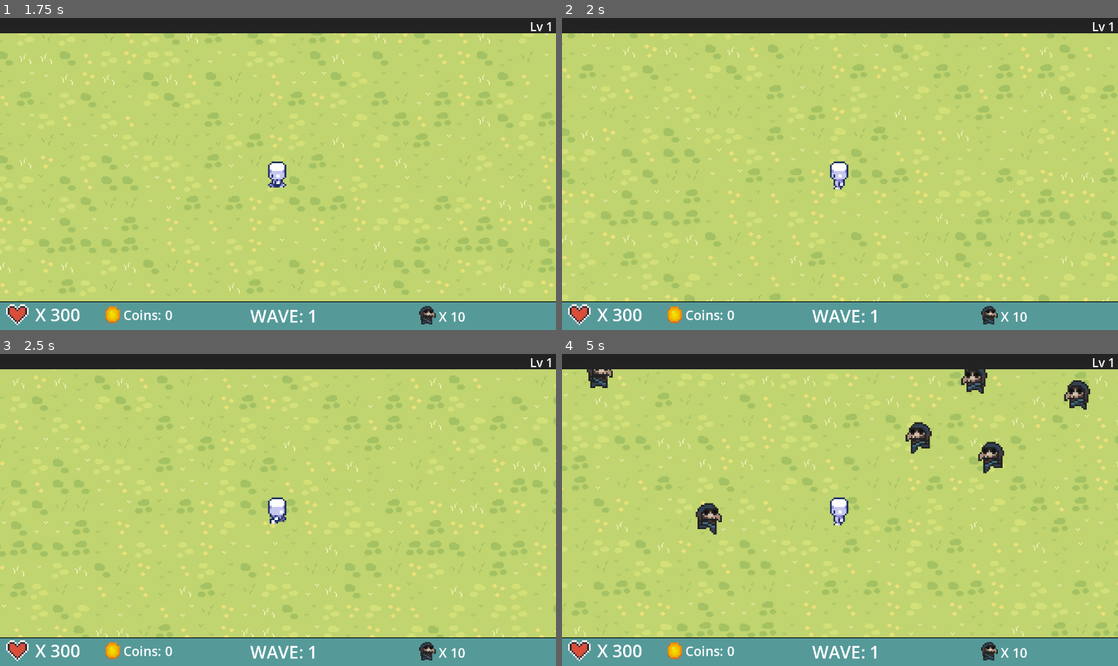
Above: before the commit, frames 1-4 (two rows, left to right).
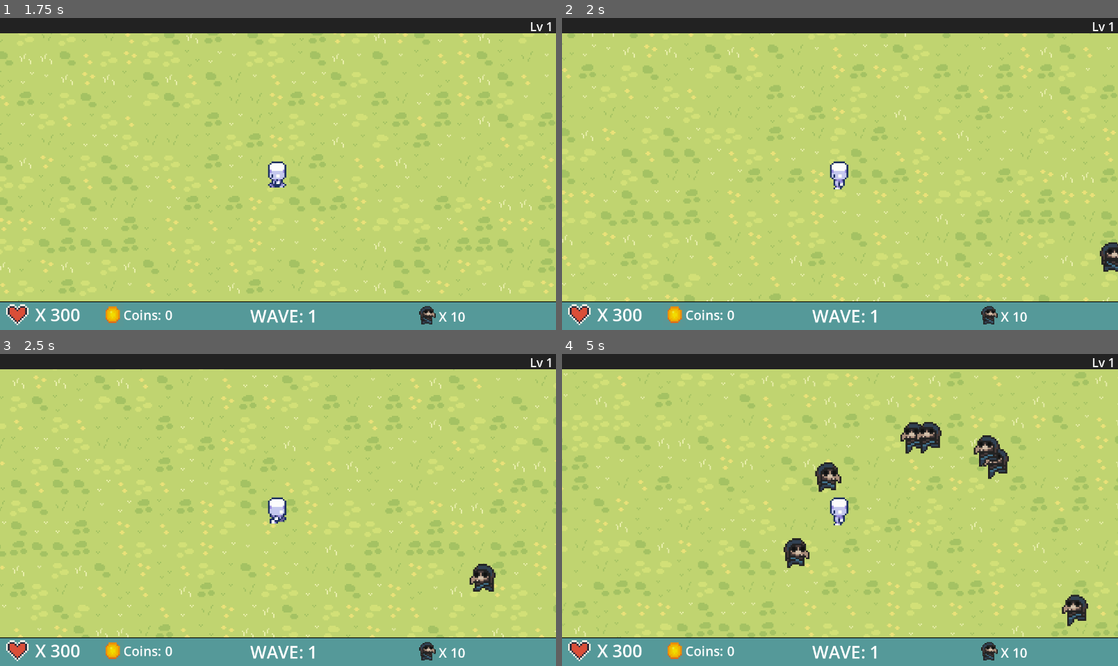
Above: after the commit, the same moments.

Repository: Puget-Sound-Skills-Center/bullet-heaven
Game: Godot game, scene res://main.tscn
The game is run twice, just before and just after one commit, with the same random seed, the same clock (stepped at 60 frames per second) and the same inputs.
Inputs (mouse positions are in pixels of both pictures, inside the frame that each line leads up to):
- Up to frame 1 (1.75 s): tap Enter at 0.5 s; move the mouse to (400, 158) at 0.52 s; hold D (Right) 0.53-1.28 s; click (400, 158) at 0.67 s; move the mouse to (166, 189) at 1.27 s; hold S (Down) from 1.28 s (still down)
- Up to frame 2 (2 s): keep holding S (Down)
- Up to frame 3 (2.5 s): move the mouse to (333, 441) at 2.02 s; release S (Down) at 2.03 s; hold D (Right) from 2.03 s (still down)
- Up to frame 4 (5 s): move the mouse to (812, 572) at 2.77 s; release D (Right) at 2.78 s; hold W (Up) 2.78-3.53 s; click (812, 572) at 2.92 s; move the mouse to (1006, 556) at 3.52 s; hold A (Left) from 3.53 s (still down); move the mouse to (673, 463) at 4.27 s

Frame 1 is identical in both runs. In frame 2, 0.3% of the frame differs, in the area x 96-100%, y 71-82%; in frame 3, 0.3%; in frame 4, 3.1%, in the area x 4-95%, y 4-88%.

Commit message:
orbital weapons added, needs some scale back

Diff:
--- a/Scenes/enemy_spawner.gd
+++ b/Scenes/enemy_spawner.gd
@@ -10,24 +10,55 @@
 var spawn_distance := 650
 
 # How many enemies per tick
-var enemies_per_tick := 3
+var enemies_per_tick := 6
 
 func _on_timer_timeout():
 	if main.enemies_spawned >= main.max_enemies:
-		return
+		return;
 	var player_pos = Player.global_position;
 	for i in enemies_per_tick:
 		if main.enemies_spawned >= main.max_enemies:
 			break
 		var angle = randf() * TAU
-		var offset = Vector2(cos(angle), sin(angle)) * spawn_distance
-		var spawn_pos = player_pos + offset
-		var goblin = goblin_scene.instantiate()
-		goblin.global_position = spawn_pos
-		goblin.hit_player.connect(hit)
-		main.add_child(goblin)
-		goblin.add_to_group("enemies")
-		main.enemies_spawned += 1
+		var _offset = Vector2(cos(angle), sin(angle)) * spawn_distance;
+		var spawn_pos = player_pos + _offset;
+		spawn_enemy(spawn_pos);
+
+func get_front_spawn_position(player_pos, player_vel):
+	if player_vel.length() < 1:
+		# Player is standing still → spawn randomly around
+		var angle = randf() * TAU;
+		return player_pos + Vector2(cos(angle), sin (angle)) * spawn_distance;
+	# Player is moving → spawn in front
+	var forward = player_vel.normalized();
+	var angle_offset = randf_range(-1.0, 1.0) #35 degree randomness
+	var dir = forward.rotated(angle_offset);
+	if Player.velocity.length() > 200:
+		enemies_per_tick = 8;
+	else:
+		enemies_per_tick = 10;
+	return player_pos + dir * spawn_distance;
+
+func spawn_enemy(spawn_pos: Vector2) -> void:
+	if main.enemies_spawned >= main.max_enemies:
+		return;
+	var goblin = goblin_scene.instantiate();
+	goblin.global_position = spawn_pos;
+	goblin.hit_player.connect(hit);
+	main.add_child(goblin);
+	goblin.add_to_group("enemies");
+	main.enemies_spawned += 1;
 
 func hit():
 	hit_p.emit()
+
+func _on_ambush_timer_timeout() -> void:
+	var player_pos = Player.global_position;
+	var vel = Player.velocity;
+	if vel.length() < 1:
+		return;
+	var forward = vel.normalized();
+	for i in 5:
+		var dir = forward.rotated(randf_range(-0.4, 04));
+		var spawn_pos = player_pos + dir * spawn_distance;
+		spawn_enemy(spawn_pos);
--- a/Scenes/enemy_spawner.tscn
+++ b/Scenes/enemy_spawner.tscn
@@ -44,4 +44,9 @@
 [node name="Timer" type="Timer" parent="." unique_id=1569393839]
 autostart = true
 
+[node name="AmbushTimer" type="Timer" parent="." unique_id=191640607]
+wait_time = 3.0
+autostart = true
+
 [connection signal="timeout" from="Timer" to="." method="_on_timer_timeout"]
+[connection signal="timeout" from="AmbushTimer" to="." method="_on_ambush_timer_timeout"]
--- a/Scenes/goblin.gd
+++ b/Scenes/goblin.gd
@@ -53,7 +53,6 @@
 		else:
 			pass;
 
-
 func take_damage(amount: int):
 	if not alive:
 		return;
@@ -102,6 +101,5 @@
 func _on_entrance_timer_timeout() -> void:
 	entered = true;
 
-
 func _on_area_2d_body_entered(_body: Node2D) -> void:
 	hit_player.emit();
--- a/Scenes/level_up_panel.tscn
+++ b/Scenes/level_up_panel.tscn
@@ -1,8 +1,4 @@
 [gd_scene format=3 uid="uid://cpln6psnyuyr7"]
-
-[ext_resource type="Texture2D" uid="uid://bc5dx78jmsw8p" path="res://Player/gun_box.png" id="1_qrad4"]
-[ext_resource type="Texture2D" uid="uid://bfb13ol8xlbli" path="res://Player/coffee_box.png" id="2_rhv7d"]
-[ext_resource type="Texture2D" uid="uid://cigoo585q35ly" path="res://Player/health_box.png" id="3_6c1mq"]
 
 [sub_resource type="StyleBoxFlat" id="StyleBoxFlat_doen8"]
 bg_color = Color(0.32941177, 0.6, 0.6, 1)
@@ -40,7 +36,6 @@
 offset_right = 578.0
 offset_bottom = 412.0
 text = "Quick Fire: "
-icon = ExtResource("1_qrad4")
 
 [node name="Icon" type="TextureRect" parent="Option1" unique_id=329263379]
 layout_mode = 0
@@ -51,9 +46,9 @@
 
 [node name="DescLabel" type="Label" parent="Option1" unique_id=1307059037]
 layout_mode = 0
-offset_left = 74.0
+offset_left = 54.0
 offset_top = 55.0
-offset_right = 266.0
+offset_right = 246.0
 offset_bottom = 78.0
 text = "Faster fire rate for 6 secs"
 horizontal_alignment = 1
@@ -66,7 +61,6 @@
 offset_bottom = 549.0
 text = "Coffee:
 "
-icon = ExtResource("2_rhv7d")
 
 [node name="Icon" type="TextureRect" parent="Option2" unique_id=1948047077]
 layout_mode = 0
@@ -77,9 +71,9 @@
 
 [node name="DescLabel" type="Label" parent="Option2" unique_id=2068119358]
 layout_mode = 0
-offset_left = 74.0
+offset_left = 54.0
 offset_top = 55.0
-offset_right = 266.0
+offset_right = 246.0
 offset_bottom = 78.0
 text = "1.2X Speed for 6 seconds"
 horizontal_alignment = 1
@@ -90,8 +84,7 @@
 offset_top = 584.0
 offset_right = 578.0
 offset_bottom = 672.0
-text = "One-up: "
-icon = ExtResource("3_6c1mq")
+text = "One-up:"
 
 [node name="Icon" type="TextureRect" parent="Option3" unique_id=815024022]
 layout_mode = 0
@@ -102,9 +95,9 @@
 
 [node name="DescLabel" type="Label" parent="Option3" unique_id=1275699910]
 layout_mode = 0
-offset_left = 74.0
+offset_left = 53.0
 offset_top = 55.0
-offset_right = 266.0
+offset_right = 245.0
 offset_bottom = 78.0
 text = "+1 HP"
 horizontal_alignment = 1
--- /dev/null
+++ b/Scenes/orbital_weapon.gd
@@ -0,0 +1,17 @@
+extends Node2D
+
+@export var orbit_radius := 80
+@export var orbit_speed := 2.0   # radians per second
+@export var damage := 1
+
+var angle := 0.0;
+@onready var Player = get_parent();
+
+# Called every frame. 'delta' is the elapsed time since the previous frame.
+func _process(delta):
+	angle += orbit_speed * delta;
+	global_position = Player.global_position + Vector2(cos(angle), sin(angle)) * orbit_radius;
+
+func _on_area_2d_body_entered(body):
+	if body.is_in_group("enemies"):
+		body.take_damage(damage);
--- /dev/null
+++ b/Scenes/orbital_weapon.tscn
@@ -0,0 +1,25 @@
+[gd_scene format=3 uid="uid://cwplbl5rs7ej1"]
+
+[ext_resource type="Texture2D" uid="uid://b6yxu5oquosxb" path="res://Scenes/Pixel Art Icon Pack - RPG/Weapon & Tool/Silver Sword.png" id="1_4btrf"]
+[ext_resource type="Script" uid="uid://dmqx4l213rk7r" path="res://Scenes/orbital_weapon.gd" id="1_5pi53"]
+
+[sub_resource type="CapsuleShape2D" id="CapsuleShape2D_5pi53"]
+radius = 6.365803
+height = 42.471992
+
+[node name="OrbitalWeapon" type="Node2D" unique_id=927171404]
+script = ExtResource("1_5pi53")
+
+[node name="Sprite2D" type="Sprite2D" parent="." unique_id=64831713]
+texture = ExtResource("1_4btrf")
+
+[node name="Area2D" type="Area2D" parent="." unique_id=685020629]
+collision_layer = 2
+collision_mask = 4
+
+[node name="CollisionShape2D" type="CollisionShape2D" parent="Area2D" unique_id=1571733011]
+position = Vector2(1, 0)
+rotation = 0.7910549
+shape = SubResource("CapsuleShape2D_5pi53")
+
+[connection signal="body_entered" from="Area2D" to="." method="_on_area_2d_body_entered"]
--- a/Scenes/player.gd
+++ b/Scenes/player.gd
@@ -7,6 +7,7 @@
 var speed : int;
 var screen_size : Vector2;
 var can_shoot : bool;
+var damage = 1;
 
 signal shoot;
 
@@ -80,10 +81,8 @@
 func _on_shot_timer_timeout():
 	can_shoot = true;
 
-
 func _on_boost_timer_timeout():
 	speed = START_SPEED;
 
-
 func _on_fast_fire_timer_timeout():
 	$ShotTimer.wait_time = NORMAL_SHOT;
--- a/main.gd
+++ b/main.gd
@@ -167,6 +167,13 @@
 	lives += 1;
 	$CanvasLayer/HUD/LivesLabel.text = "X " + str(lives);
 
+func _upgrade_damage_up():
+	$Player.damage += 2;
+
+func _upgrade_orbit_blade():
+	var orbit = preload("res://Scenes/orbital_weapon.tscn").instantiate();
+	$Player.add_child(orbit);
+
 func _on_option_1_pressed() -> void:
 	$UpgradeManager.apply_upgrade(0, self);
 	close_level_up_panel();
--- a/upgrade_manager.gd
+++ b/upgrade_manager.gd
@@ -18,13 +18,17 @@
 var icon_quick_fire = preload("res://Player/gun_box.png");
 var icon_coffee = preload("res://Player/coffee_box.png");
 var icon_oneup = preload("res://Player/health_box.png");
+var icon_damage = preload("res://Player/Iron Sword.png");
+var icon_orbit = preload("res://Scenes/Pixel Art Icon Pack - RPG/Weapon & Tool/Silver Sword.png");
 
 # Called when the node enters the scene tree for the first time.
 func _ready() -> void:
 	upgrades = [
 		Upgrade.new("Quick Fire", "Shoot faster", "_upgrade_quick_fire", icon_quick_fire),
 		Upgrade.new("Boost", "Move faster for a short time", "_upgrade_boost", icon_coffee),
-		Upgrade.new("Extra Life", "Gain +1 life", "_upgrade_extra_life", icon_oneup)
+		Upgrade.new("Extra Life", "Gain +1 life", "_upgrade_extra_life", icon_oneup),
+		Upgrade.new("Damage Up", "Increase bullet damage by +2.", "_upgrade_damage_up", icon_damage),
+		Upgrade.new("Orbiting Blade", "A blade rotates around you.", "_upgrade_orbit_blade", icon_orbit)
 	]
 
 func get_random_upgrades() -> Array:
Binary file added: Player/Iron Sword.png
Not shown, added: Player/Iron Sword.png.import
Binary file added: Scenes/Pixel Art Icon Pack - RPG/Equipment/Bag.png
Not shown, added: Scenes/Pixel Art Icon Pack - RPG/Equipment/Bag.png.import
Binary file added: Scenes/Pixel Art Icon Pack - RPG/Equipment/Belt.png
Not shown, added: Scenes/Pixel Art Icon Pack - RPG/Equipment/Belt.png.import
Binary file added: Scenes/Pixel Art Icon Pack - RPG/Equipment/Helm.png
Not shown, added: Scenes/Pixel Art Icon Pack - RPG/Equipment/Helm.png.import
Binary file added: Scenes/Pixel Art Icon Pack - RPG/Equipment/Iron Armor.png
Not shown, added: Scenes/Pixel Art Icon Pack - RPG/Equipment/Iron Armor.png.import
Binary file added: Scenes/Pixel Art Icon Pack - RPG/Equipment/Iron Boot.png
Not shown, added: Scenes/Pixel Art Icon Pack - RPG/Equipment/Iron Boot.png.import
(and 203 more such lines)
